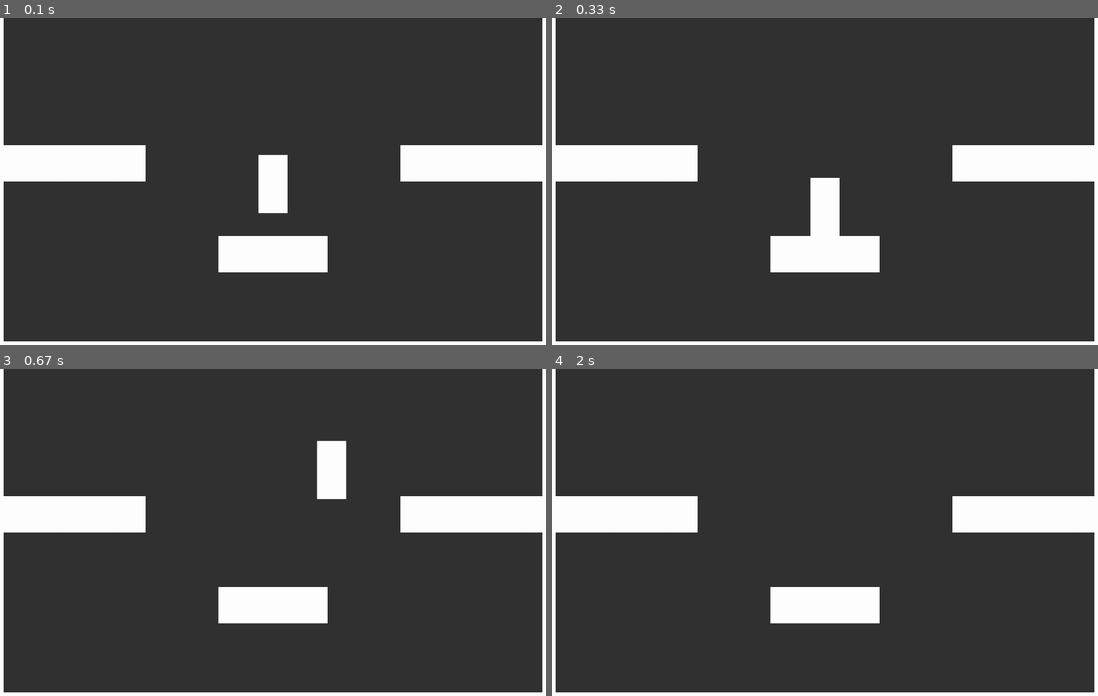
Above: before the commit, frames 1-4 (two rows, left to right).
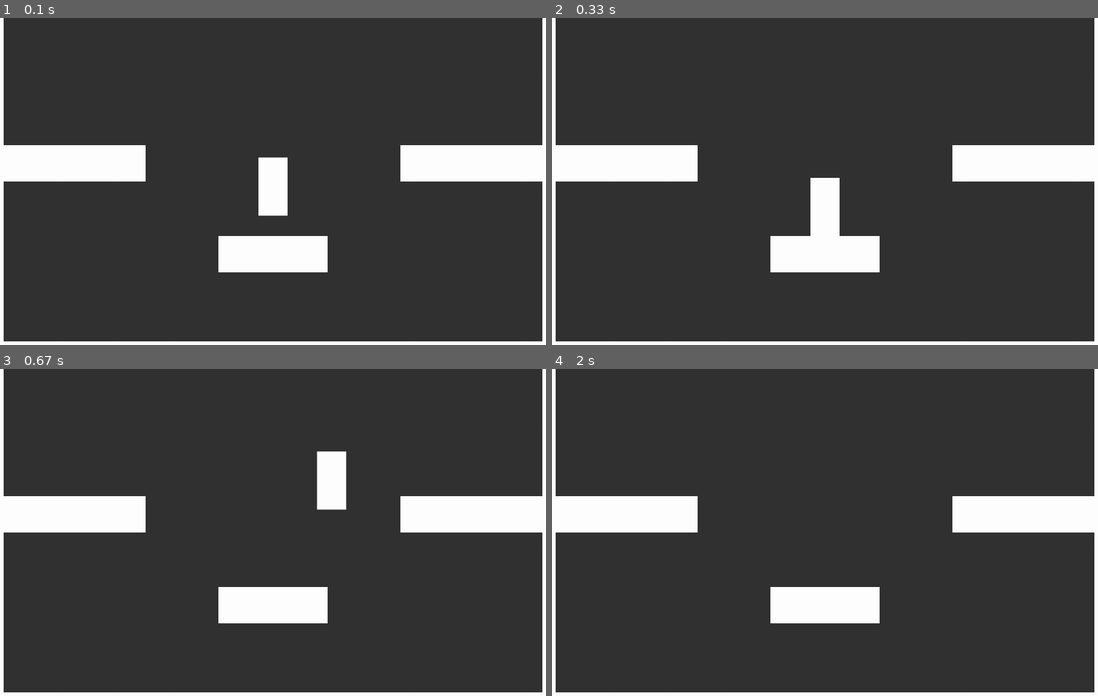
Above: after the commit, the same moments.

Repository: z4okolatka/PyGame-project
Game: pygame game, started from main.py
Same seed, same stepped clock (60 frames per second), same inputs: the game is played once before the commit and once after it.
Inputs:
- Up to frame 1 (0.1 s): no input
- Up to frame 2 (0.33 s): no input
- Up to frame 3 (0.67 s): hold Space from 0.33 s (still down); hold D from 0.33 s (still down)
- Up to frame 4 (2 s): release Space at 0.8 s; release D at 0.8 s; hold D 0.83-1.3 s; tap Space at 0.9, 1.2, 1.4, 1.7, 1.9 s; hold D 1.33-1.8 s; hold A from 1.83 s (still down)

The runs differ from the first frame. In frame 1, 0.1% of the frame differs, in the area x 47-53%, y 41-61%; in frame 2, nothing differs; in frame 3, 0.4%, in the area x 58-64%, y 21-44%; in frame 4, nothing differs.

Commit message:
some changes

Diff:
--- a/main.py
+++ b/main.py
@@ -27,7 +27,7 @@
                         (400, 100)),
             block.Block((200, 400),
                         (400, 100)),
-            block.Block((self.camera.display.get_width()//2, 650),
+            block.Block((self.camera.display.get_width() // 2, 650),
                         (300, 100)),
         ])
 
--- a/src/classes/player.py
+++ b/src/classes/player.py
@@ -29,12 +29,14 @@
         self.vx = 0
         self.vy = 0
 
-        self.max_horizontal_speed = settings.PLAYER_MAX_HORIZONTAL_SPEED
-        self.horizontal_acceleration = settings.PLAYER_HORIZONTAL_ACCELERATION
+        self.max_vx = settings.PLAYER_MAX_HORIZONTAL_SPEED
+        self.vx_acceleration = settings.PLAYER_HORIZONTAL_ACCELERATION
 
-        self.max_vertical_speed = settings.PLAYER_MAX_VERTICAL_SPEED
-        self.vertical_acceleration = settings.PLAYER_VERTICAL_ACCELERATION
+        self.max_vy = settings.PLAYER_MAX_VERTICAL_SPEED
+        self.gravity = settings.PLAYER_VERTICAL_ACCELERATION
         self.jump_speed = settings.PLAYER_JUMP_SPEED
+
+        self._jump_height = 0
 
         # attributes
         self._lastKeyboard = pg.key.get_pressed()
@@ -64,36 +66,34 @@
         if self.keydown(pg.K_d, keyboard) or self.keydown(pg.K_a, keyboard):
             self.vx = 0
         if keyboard[pg.K_d]:
-            self.vx += self.horizontal_acceleration * self.game.deltatime
+            self.vx += self.vx_acceleration * self.game.deltatime
         if keyboard[pg.K_a]:
-            self.vx -= self.horizontal_acceleration * self.game.deltatime
+            self.vx -= self.vx_acceleration * self.game.deltatime
         if not keyboard[pg.K_a] and not keyboard[pg.K_d] and self.vx:
             if self.vx < 0:
-                self.vx += self.horizontal_acceleration * self.game.deltatime
+                self.vx += self.vx_acceleration * self.game.deltatime
             else:
-                self.vx -= self.horizontal_acceleration * self.game.deltatime
+                self.vx -= self.vx_acceleration * self.game.deltatime
             if abs(self.vx) < 1:
                 self.vx = 0
 
     def normalize_horizontal_speed(self):
-        if abs(self.vx) >= self.max_horizontal_speed * self.game.deltatime:
+        if abs(self.vx) >= self.max_vx * self.game.deltatime:
             self.vx /= abs(self.vx)
-            self.vx *= self.max_horizontal_speed * self.game.deltatime
+            self.vx *= self.max_vx * self.game.deltatime
 
     def move_x(self):
         self.x += self.vx
         self.rect.x = round(self.x)
 
     def horizontal_collision(self):
-        border_rect = self.rect.copy()
-
         for sprite in self.game.collision_objects:
-            if sprite.rect.colliderect(border_rect):
-                if border_rect.centerx <= sprite.rect.centerx and self.vx > 0:
+            if sprite.rect.colliderect(self.rect):
+                if self.rect.centerx <= sprite.rect.centerx and self.vx > 0:
                     self.right = sprite.rect.left
                     self.vx = 0
                     break
-                elif border_rect.centerx > sprite.rect.centerx and self.vx < 0:
+                elif self.rect.centerx > sprite.rect.centerx and self.vx < 0:
                     self.left = sprite.rect.right
                     self.vx = 0
                     break
@@ -102,29 +102,31 @@
 
     def vertical_movement(self, keyboard):
         if self.keydown(pg.K_SPACE, keyboard):
-            self.vy = self.jump_speed * -1
-        self.vy += self.vertical_acceleration
+            self._jump_height = self.y
+            self.vy = self.jump_speed * -1 * self.game.deltatime
+
+        self.vy += self.gravity * self.game.deltatime
 
     def normalize_vertical_speed(self):
-        if abs(self.vy) >= self.max_vertical_speed * self.game.deltatime:
+        if abs(self.vy) >= self.max_vy * self.game.deltatime:
             self.vy /= abs(self.vy)
-            self.vy *= self.max_vertical_speed * self.game.deltatime
+            self.vy *= self.max_vy * self.game.deltatime
 
     def move_y(self):
         self.y += self.vy
+        if self.vy > 0 and self._jump_height:
+            print(self.y - self._jump_height)
+            self._jump_height = 0
         self.rect.y = round(self.y)
 
     def vertical_collision(self):
-        border_rect = self.rect.copy()
-
         for sprite in self.game.collision_objects:
-            if sprite.rect.colliderect(border_rect):
-                if border_rect.bottom >= sprite.rect.top and abs(self.vy) > 0 and\
-                        abs(border_rect.bottom - sprite.rect.top) < abs(border_rect.top - sprite.rect.bottom):
+            if sprite.rect.colliderect(self.rect):
+                if self.rect.centery < sprite.rect.centery and self.vy > 0:
                     self.vy = 0
                     self.bottom = sprite.rect.top
                     break
-                elif border_rect.top <= sprite.rect.bottom and abs(self.vy) > 0:
+                elif self.rect.centery > sprite.rect.centery and self.vy < 0:
                     self.vy = 0
                     self.top = sprite.rect.bottom
                     break
--- a/src/setting.py
+++ b/src/setting.py
@@ -8,6 +8,6 @@
 PLAYER_MAX_HORIZONTAL_SPEED = 500
 PLAYER_HORIZONTAL_ACCELERATION = .3 * PLAYER_MAX_HORIZONTAL_SPEED
 
-PLAYER_MAX_VERTICAL_SPEED = 1000
-PLAYER_VERTICAL_ACCELERATION = 0.1
-PLAYER_JUMP_SPEED = 600
+PLAYER_MAX_VERTICAL_SPEED = 20000
+PLAYER_VERTICAL_ACCELERATION = 25
+PLAYER_JUMP_SPEED = 1200
